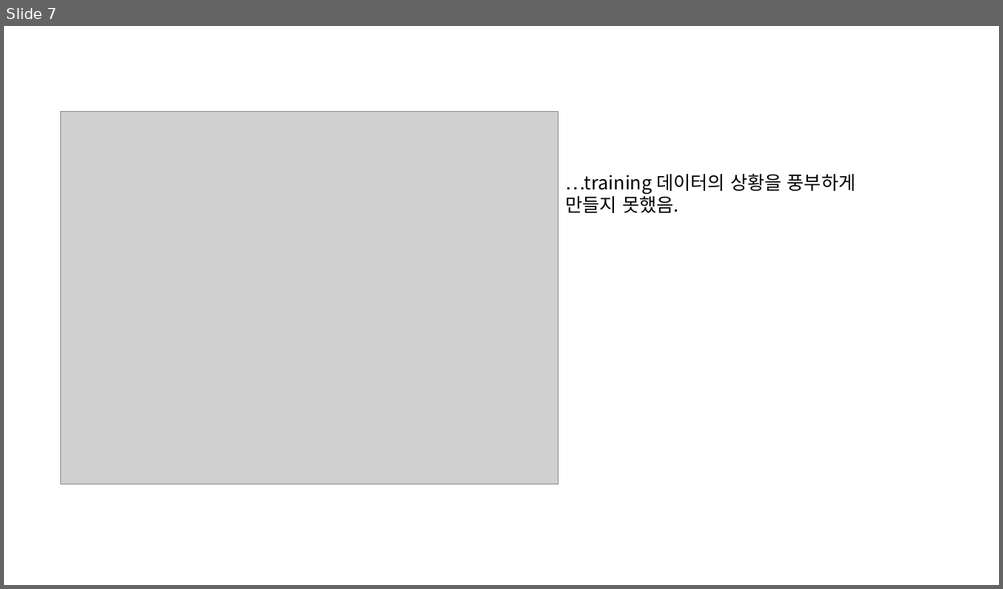
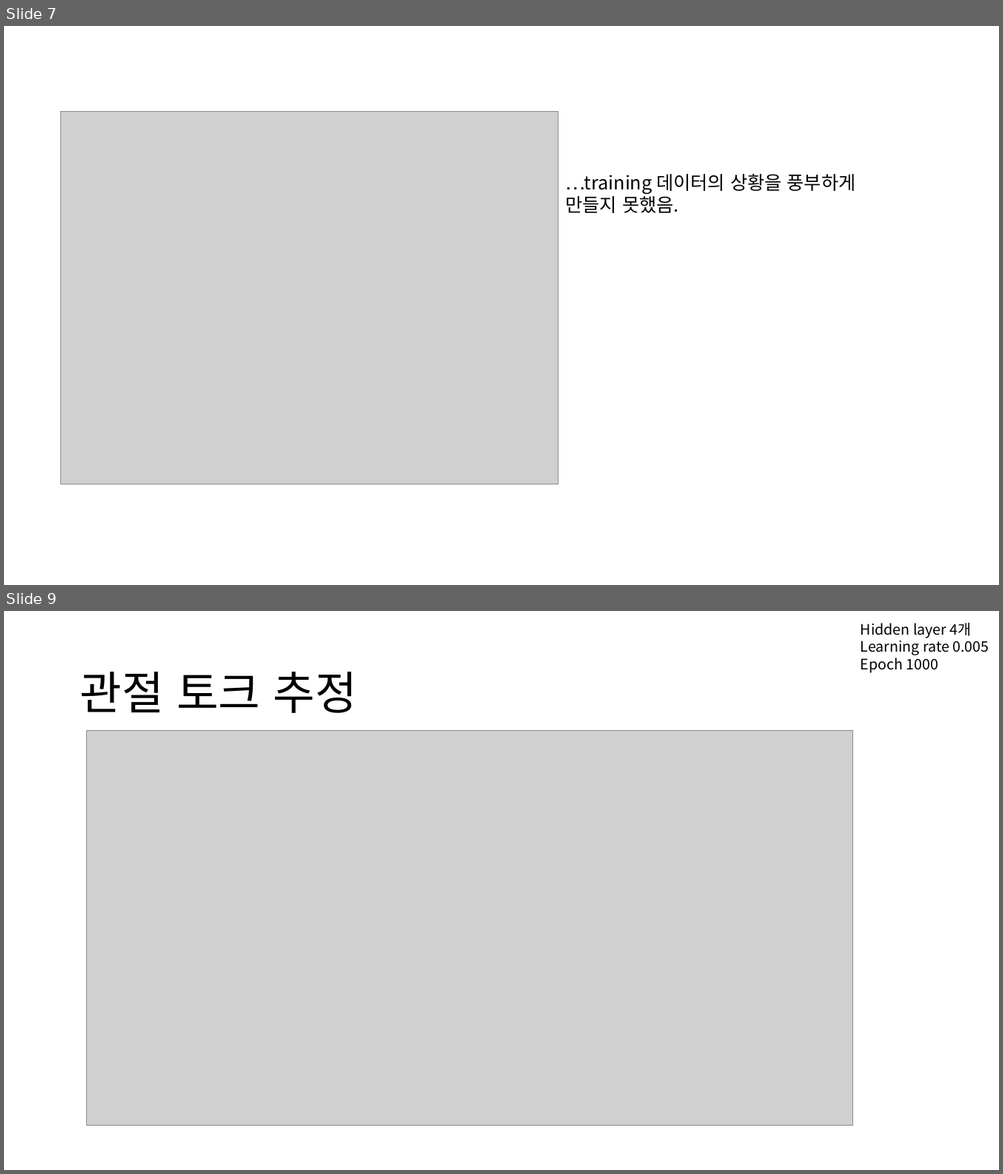
Before and after one commit to kdh0429/force_estimation_learning, a slide deck: result/결과_final.pptx. Shown one above the other, each under a label of ours: slide 7 before the commit, slides 7 and 9 after it; the slides between them are not shown. The pictures are 1003x589 and 1003x1174 pixels, drawn with LibreOffice and Linux fonts; fonts in the diff are those of the drawing; grey boxes stand for pictures. Boxes give left, top, right and bottom in pixels: in the first picture for what was removed or moved away, otherwise in the second. Text is boxed around its words. In the diff, an @@ line names an element or a change of style, - is before the commit and + after.

```diff
--- a/result/결과_final.pptx
+++ b/result/결과_final.pptx
@@ slide 9 added at [4,611,999,1170], background #FFFFFF @@
@@ text added at [860,622,989,673], 14 pt, text #000000 @@
+Hidden layer 4개
+Learning rate 0.005
+Epoch 1000
@@ title added at [79,672,357,713], 44 pt, text #000000 @@
+관절 토크 추정
@@ picture added at [87,730,853,1126] @@
```
Also in this commit, not shown: 2 other slides added, 39 other files.
